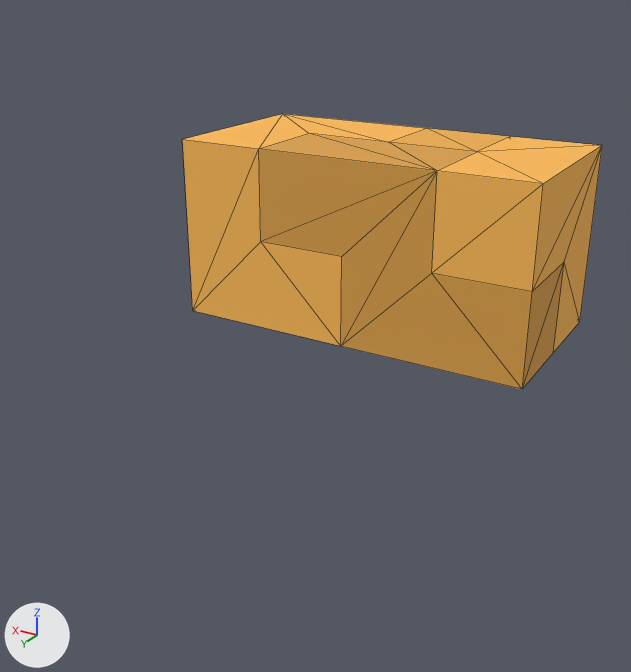
A saved change to the OBJ model Assets/_project/Models/Character/gladiator-10.obj.
One viewpoint serves both versions: a camera (50 mm lens) standing at (-0.417, 0.848, 0.379) and looking at (0.035, 0.095, 0.002). Arrows for +X, +Y and +Z are at lower left; the lights stay in place. Mesh edges are drawn as thin lines. Where no turn or scale is listed for an object, it has been applied to the vertices. Vertices at the same position are counted once.

Names of what the first picture shows: 'Untitled'.
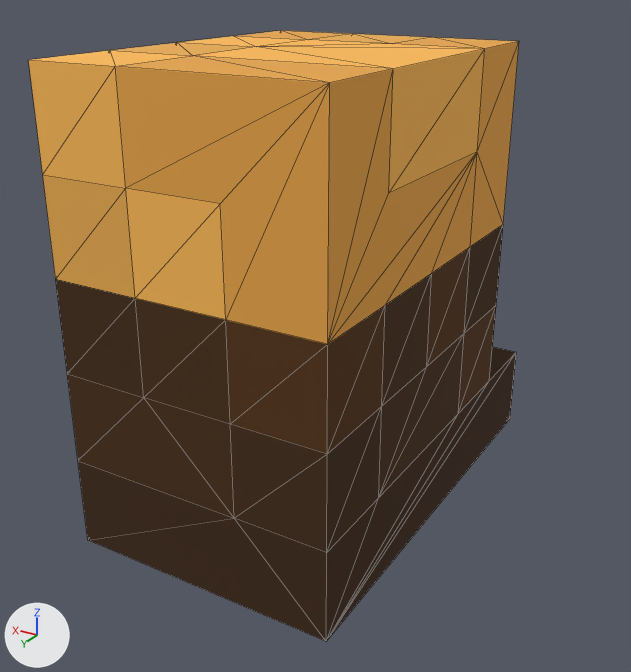
Patch to the scene script:
```diff
--- a/Assets/_project/Models/Character/gladiator-10.obj.py
+++ b/Assets/_project/Models/Character/gladiator-10.obj.py
@@ me_untitled @@
 # used by ob_untitled; location = (0.0, 0.0, 0.0)
-me_untitled.from_pydata(...)  # 29 vertices, 54 faces; spans x -0.2..0.2, y -0.1..0.1, z 0.0..0.2
+me_untitled.from_pydata(...)  # 76 vertices, 148 faces; spans x -0.1..0.2, y -0.2..0.3, z -0.2..0.3
+# me_untitled part 1
+# 15 vertices are removed from x -0.2..0.2, y -0.1..0.1, z 0.0..0.2
+# 49 faces are deleted
+# 3 vertices move from x -0.2, y 0.1, z 0.0..0.2 to x -0.1, y 0.1..0.2, z 0.0..0.1
+# 17 vertices are added at x -0.1..0.2, y -0.2..0.3, z -0.2..0.3
+# 7 new vertices lie (0.0, 0.1, -0.1) away from vertices in x -0.2..0.2, y -0.1..0.1, z 0.0..0.2
+# 10 new vertices lie (0.0, 0.0, 0.1) away from vertices in x -0.1..0.2, y -0.1..0.3, z -0.1..0.2
+# 7 new vertices lie (0.0, 0.0, -0.1) away from vertices in x -0.1..0.2, y -0.1..0.3, z -0.1..0.2
+# 7 new vertices lie (0.0, 0.1, 0.0) away from vertices in x 0.0..0.2, y -0.1..0.2, z -0.1..0.3
+# 9 new vertices lie (-0.1, 0.0, 0.0) away from vertices in x 0.0..0.2, y -0.1..0.3, z -0.1..0.3
+# 5 new vertices lie (0.0, 0.0, -0.1) away from vertices in x -0.1..0.2, y -0.2..0.3, z -0.1
+# 143 new faces join them
+# me_untitled part 2: 5 kept faces spanning x -0.1..0.1, y -0.1..0.2, z 0.0..0.2 get new texture (UV) coordinates
 me_untitled.materials.append(mat_palette)
```

Where the change shows, as pixel boxes [x1, y1, x2, y2] in the pictures (631 x 672 px):
'Untitled', reshaped (17% wider, 122% taller)
    before: [183, 114, 602, 389]
    after: [28, 30, 519, 641]
part 1 of me_untitled, built on
    before: [183, 114, 602, 389]
    after: [28, 30, 519, 641]
part 2 of me_untitled, surface changed
    before: [432, 273, 532, 389]
    after: [382, 274, 432, 405]
